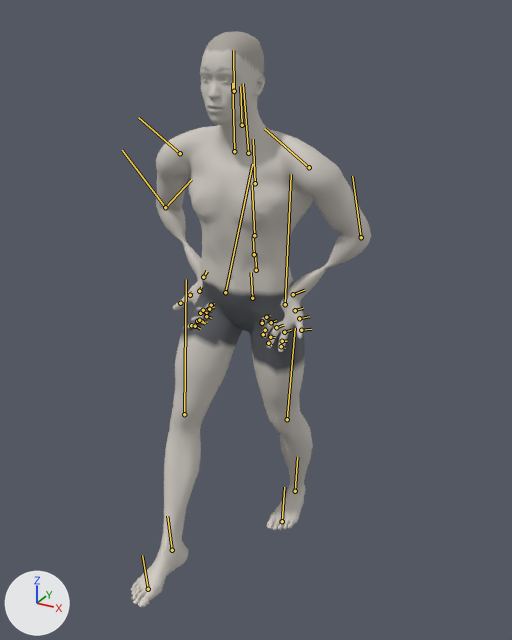
One commit to the glTF model exports/forward-lunge.glb: the scene before it, then after it.
The view is the same before and after, from a 50 mm lens placed at (1.073, -2.095, 1.826), pointed at (0.082, -0.294, 0.925). Every picture has the same lights, and +X, +Y and +Z are marked at lower left. The older version comes first. Both versions are drawn at frame 29 of the action 'forward-lunge_right'; the numbers are the values there. The bones that change, and the others that lie on the model, are drawn over the model as lines.
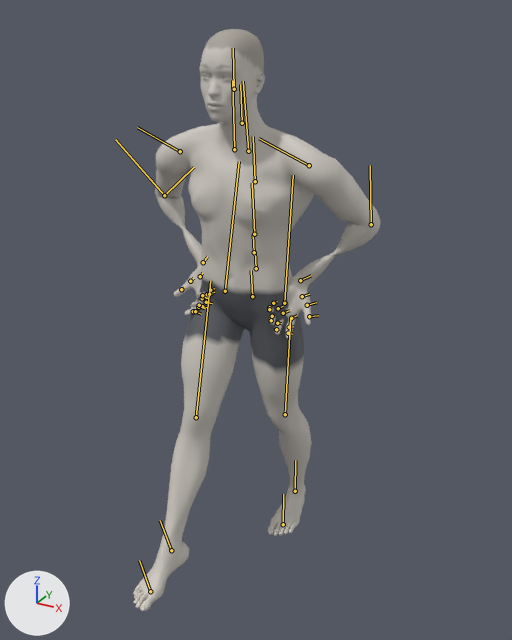
Pixel boxes (x1, y1, x2, y2) of what changed, in the pictures (512 x 640 px):
'Mesh_0', posed: before (131, 31, 371, 607); after (133, 29, 381, 611)
bone 'upperarm_l', root to tip: before (309, 167) to (264, 128); after (309, 165) to (259, 138)
bone 'lowerarm_l', root to tip: before (361, 237) to (352, 176); after (371, 224) to (370, 165)
bone 'upperarm_r', root to tip: before (180, 153) to (138, 117); after (180, 151) to (137, 127)
bone 'lowerarm_r', root to tip: before (165, 207) to (122, 150); after (164, 195) to (115, 139)
bone 'thigh_l', root to tip: before (285, 304) to (291, 174); after (284, 303) to (293, 175)
bone 'calf_l', root to tip: before (287, 419) to (295, 328); after (285, 414) to (290, 318)
bone 'foot_l', root to tip: before (295, 491) to (297, 457); after (295, 491) to (295, 460)
bone 'thigh_r', root to tip: before (225, 292) to (252, 164); after (225, 291) to (239, 161)
bone 'calf_r', root to tip: before (184, 414) to (186, 279); after (196, 417) to (210, 281)
bone 'foot_r', root to tip: before (172, 550) to (167, 516); after (171, 550) to (160, 520)
bone 'ball_r', root to tip: before (148, 589) to (142, 555); after (150, 591) to (139, 560)

The change, as a diff of the scene's bpy script:
```diff
--- a/exports/forward-lunge.glb.py
+++ b/exports/forward-lunge.glb.py
@@ bone_upperarm_l @@
 bone_upperarm_l = bpy.data.objects['Body'].pose.bones['upperarm_l']  # child of 'clavicle_l'
-bone_upperarm_l.rotation_quaternion = (0.808, -0.174, -0.38, -0.416)  # degrees (3, -49, -56)
+bone_upperarm_l.rotation_quaternion = (0.796, -0.161, -0.332, -0.481)  # degrees (5, -43, -64)
@@ bone_lowerarm_l @@
 bone_lowerarm_l = bpy.data.objects['Body'].pose.bones['lowerarm_l']  # child of 'upperarm_l'
-bone_lowerarm_l.rotation_quaternion = (0.942, 0.123, -0.268, 0.161)  # degrees (10, -33, 16)
+bone_lowerarm_l.rotation_quaternion = (0.911, 0.131, -0.316, 0.232)  # degrees (7, -39, 26)
@@ bone_upperarm_r @@
 bone_upperarm_r = bpy.data.objects['Body'].pose.bones['upperarm_r']  # child of 'clavicle_r'
-bone_upperarm_r.rotation_quaternion = (0.808, 0.174, 0.38, -0.416)  # degrees (-3, 49, -56)
+bone_upperarm_r.rotation_quaternion = (0.796, 0.161, 0.332, -0.481)  # degrees (-5, 43, -64)
@@ bone_lowerarm_r @@
 bone_lowerarm_r = bpy.data.objects['Body'].pose.bones['lowerarm_r']  # child of 'upperarm_r'
-bone_lowerarm_r.rotation_quaternion = (0.942, -0.123, 0.268, 0.161)  # degrees (-10, 33, 16)
+bone_lowerarm_r.rotation_quaternion = (0.911, -0.131, 0.316, 0.232)  # degrees (-7, 39, 26)
@@ bone_thigh_l @@
 bone_thigh_l = bpy.data.objects['Body'].pose.bones['thigh_l']  # child of 'pelvis'
-bone_thigh_l.rotation_quaternion = (0.997, -0.038, 0.071, 0.002)  # degrees (-4, 8, 0)
+bone_thigh_l.rotation_quaternion = (0.996, -0.055, 0.071, -0.019)  # degrees (-6, 8, -3)
@@ bone_calf_l @@
 bone_calf_l = bpy.data.objects['Body'].pose.bones['calf_l']  # child of 'thigh_l'
-bone_calf_l.rotation_quaternion = (0.991, -0.046, 0.018, -0.122)  # degrees (-5, 1, -14)
+bone_calf_l.rotation_quaternion = (0.996, -0.017, 0.011, -0.079)  # degrees (-2, 1, -9)
@@ bone_foot_l @@
 bone_foot_l = bpy.data.objects['Body'].pose.bones['foot_l']  # child of 'calf_l'
-bone_foot_l.rotation_quaternion = (0.964, 0.08, -0.057, 0.245)  # degrees (7, -9, 28)
+bone_foot_l.rotation_quaternion = (0.986, 0.067, -0.044, 0.145)  # degrees (7, -6, 16)
@@ bone_thigh_r @@
 bone_thigh_r = bpy.data.objects['Body'].pose.bones['thigh_r']  # child of 'pelvis'
-bone_thigh_r.rotation_quaternion = (0.966, 0.003, -0.065, 0.25)  # degrees (-2, -7, 29)
+bone_thigh_r.rotation_quaternion = (0.963, 0.067, -0.073, 0.249)  # degrees (5, -10, 29)
@@ bone_calf_r @@
 bone_calf_r = bpy.data.objects['Body'].pose.bones['calf_r']  # child of 'thigh_r'
-bone_calf_r.rotation_quaternion = (0.991, 0.132, 0.002, 0.012)  # degrees (15, 0, 1)
+bone_calf_r.rotation_quaternion = (1.0, 0.018, 0.0, 0.021)  # degrees (2, 0, 2)
@@ bone_foot_r @@
 bone_foot_r = bpy.data.objects['Body'].pose.bones['foot_r']  # child of 'calf_r'
-bone_foot_r.rotation_quaternion = (0.965, -0.12, -0.013, -0.234)  # degrees (-13, -5, -27)
+bone_foot_r.rotation_quaternion = (0.947, -0.052, -0.003, -0.317)  # degrees (-6, -2, -37)
@@ bone_ball_r @@
 bone_ball_r = bpy.data.objects['Body'].pose.bones['ball_r']  # child of 'foot_r'
-bone_ball_r.rotation_quaternion = (1.0, 0.0, 0.0, 0.0)  # degrees (0, 0, 0)
+bone_ball_r.rotation_quaternion = (1.0, 0.001, 0.003, 0.027)  # degrees (0, 0, 3)
```
